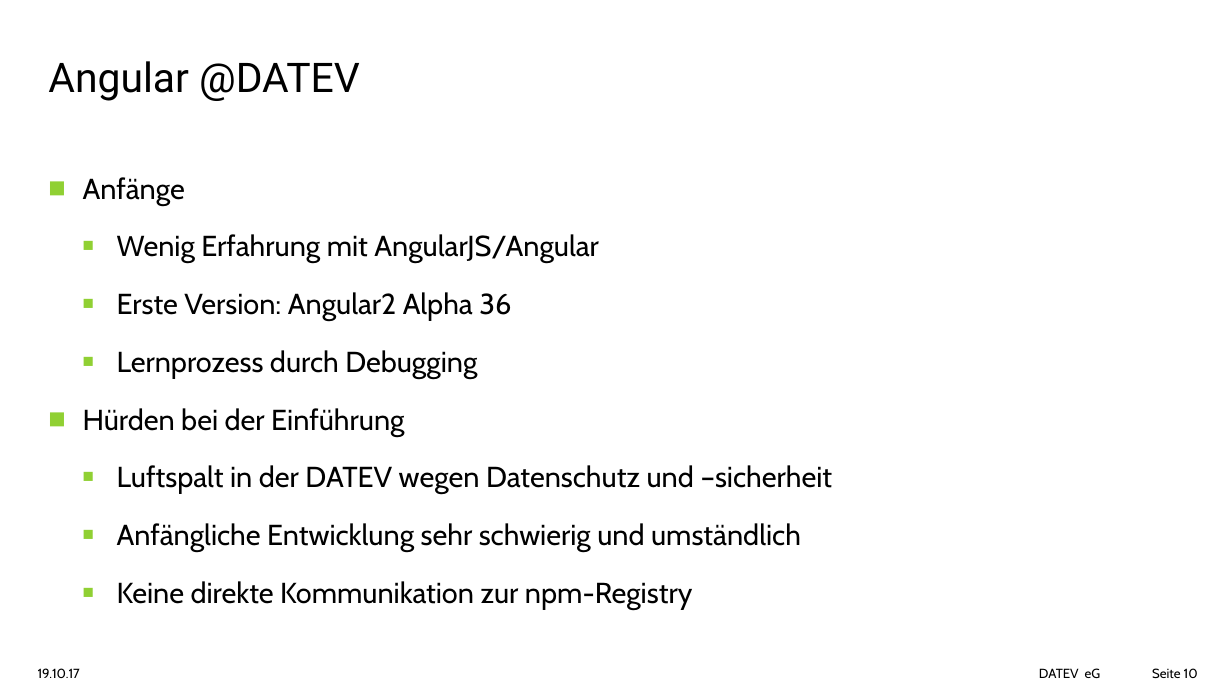
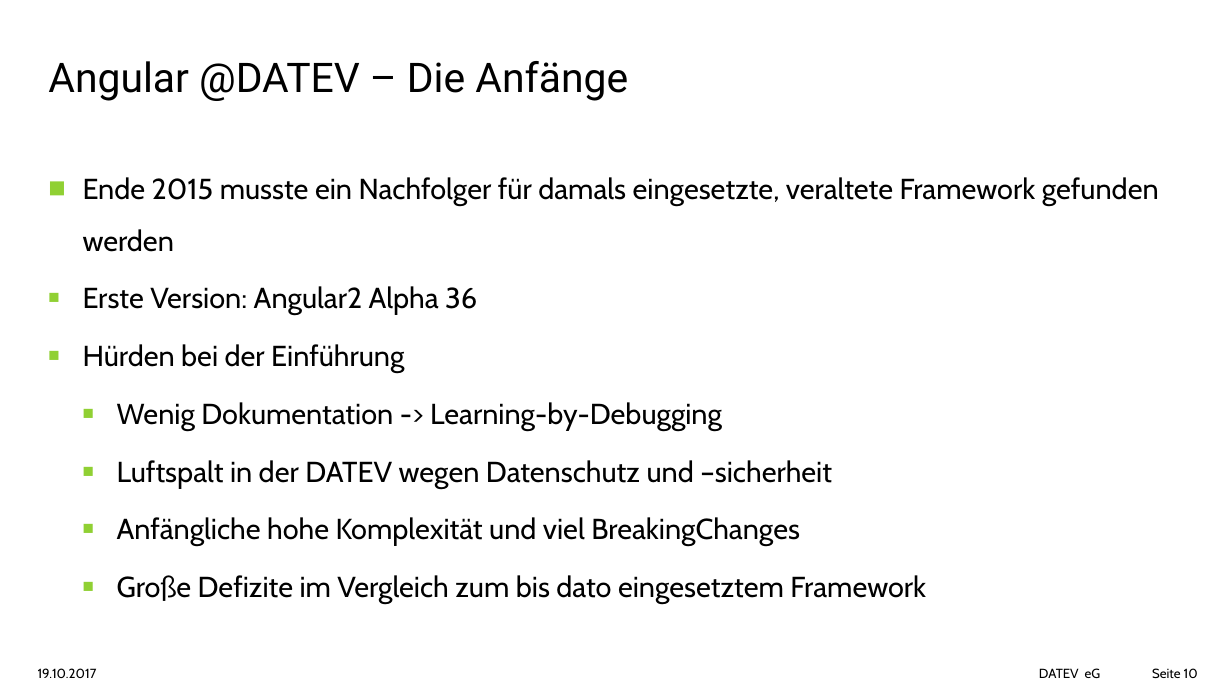
Before and after one commit to aawada78/angular-workshop, a slide deck: slide 10 of docs/Angular-Workshop-20.10.pptx. Drawn at 1232x693 pixels with LibreOffice and Linux fonts; fonts in the diff are those of the drawing; background and template pictures are left out. Boxes give left, top, right and bottom in pixels: in the first picture for what was removed or moved away, otherwise in the second. Text is boxed around its words. In the diff, an @@ line names an element or a change of style, - is before the commit and + after.

Commit message:
update ppt - fixes #1, #2

```diff
--- a/docs/Angular-Workshop-20.10.pptx
+++ b/docs/Angular-Workshop-20.10.pptx
@@ title at (48, 61, 628, 101): text changed @@
-Angular @DATEV
+Angular @DATEV – Die Anfänge
@@ text at (83, 177, 1159, 252): text changed @@
-■ Anfänge
-  ■ Wenig Erfahrung mit AngularJS/Angular
+■ Ende 2015 musste ein Nachfolger für damals eingesetzte, veraltete Framework gefunden werden
@@ text at (83, 286, 477, 373): list level 2 to 1 in "Erste Version: Angular2 Alpha 36" @@
@@ text at (117, 350, 477, 379): paragraph removed @@
-  ■ Lernprozess durch Debugging
@@ text at (117, 402, 722, 431): paragraph added @@
+  ■ Wenig Dokumentation -> Learning-by-Debugging
@@ text at (117, 517, 926, 604): text changed @@
-  ■ Anfängliche Entwicklung sehr schwierig und umständlich
-  ■ Keine direkte Kommunikation zur npm-Registry
+  ■ Anfängliche hohe Komplexität und viel BreakingChanges
+  ■ Große Defizite im Vergleich zum bis dato eingesetztem Framework
@@ text at (38, 668, 97, 678): text changed @@
-19.10.17
+19.10.2017
```
Also in this commit, not shown: 25 other slides changed.
